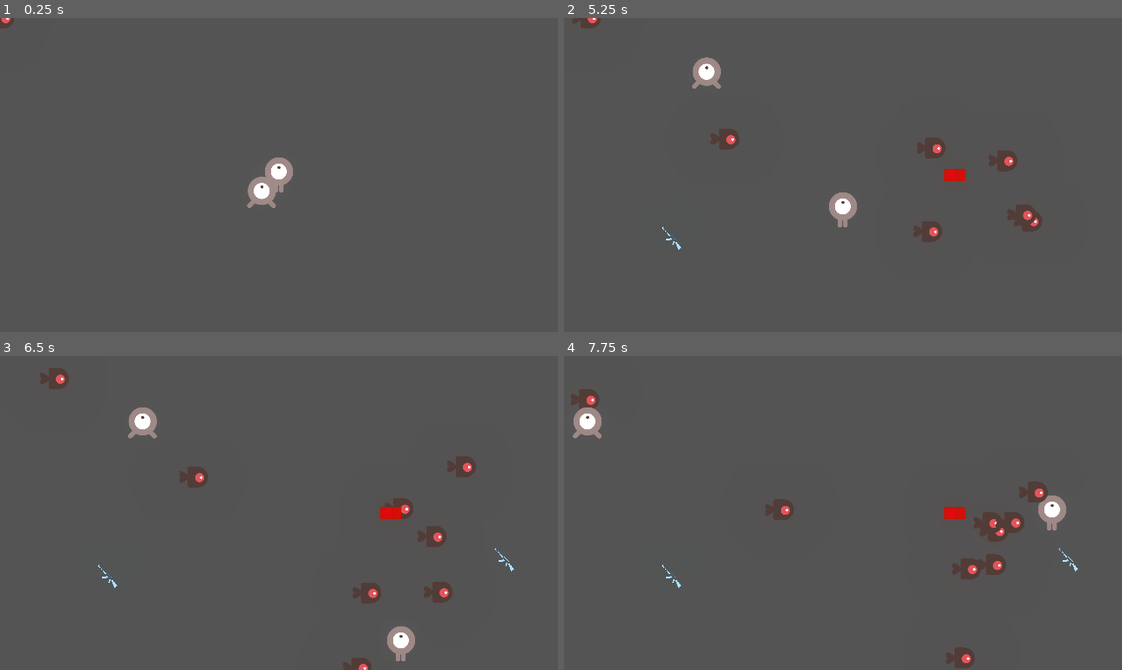
Above: before the commit, frames 1-4 (two rows, left to right).
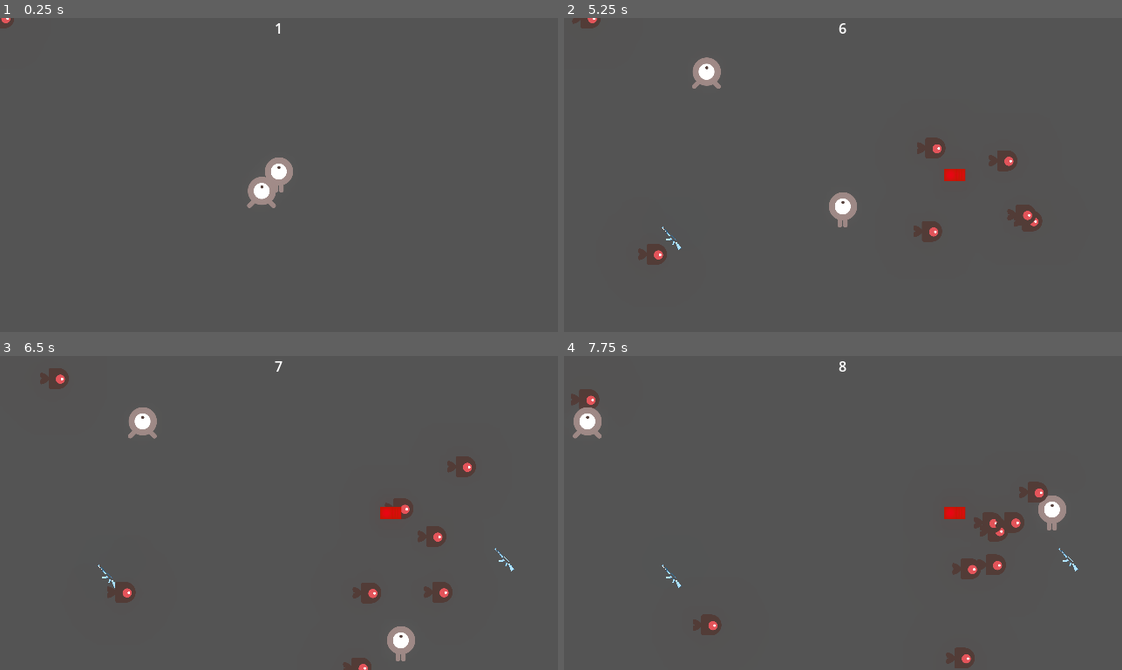
Above: after the commit, the same moments.

Repository: mlchung1231/mobile_game
Game: Godot game, scene res://arena.tscn
Two runs of this game, one before a commit and one after it. Both use one fixed random seed, a clock stepped at 60 frames per second and the inputs below. This scene is started directly instead of the project's main scene.
Inputs (mouse positions are in pixels of both pictures, inside the frame that each line leads up to):
- Up to frame 1 (0.25 s): no input
- Up to frame 2 (5.25 s): tap Enter at 0.5 s; move the mouse to (965, 159) at 0.52 s; press the mouse at (965, 159) at 0.53 s; hold D (move_right) 0.53-1.28 s; move the mouse to (731, 190) at 1.27 s; release the mouse at (731, 190) at 1.28 s; hold S (move_down) 1.28-2.03 s; tap Down (p2_down) at 1.35 s; move the mouse to (898, 105) at 2.02 s; hold D (move_right) 2.03-2.78 s; hold Left (p2_left) 2.03-2.78 s; move the mouse to (815, 237) at 2.77 s; hold W (move_up) 2.78-3.53 s; tap Right (p2_right) at 2.85 s; move the mouse to (1010, 222) at 3.52 s; hold Up (p2_up) 3.53-4.28 s; hold A (move_left) 3.53-5.03 s; move the mouse to (675, 127) at 4.27 s; tap Space (put) at 4.35 s; move the mouse to (870, 175) at 5.02 s; press the mouse at (870, 175) at 5.03 s; hold S (move_down) from 5.03 s (still down)
- Up to frame 3 (6.5 s): move the mouse to (195, 434) at 5.77 s; release S (move_down) at 5.78 s; release the mouse at (195, 434) at 5.78 s; hold D (move_right) from 5.78 s (still down); tap Down (p2_down) at 5.85 s
- Up to frame 4 (7.75 s): move the mouse to (965, 497) at 6.52 s; release D (move_right) at 6.53 s; hold W (move_up) 6.53-7.28 s; hold Left (p2_left) 6.53-7.28 s; move the mouse to (731, 528) at 7.27 s; hold D (move_right) from 7.28 s (still down); tap Right (p2_right) at 7.35 s

The runs differ from the first frame. In frame 1, less than 0.1% of the frame differs, in the area x 49-51%, y 1-5%; in frame 2, 0.5%; in frame 3, 0.5%; in frame 4, 0.5%, in the area x 23-51%, y 1-89%.

Commit message:
func nearest_player_in_distance
world enemy OK

Diff:
--- a/Global.gd
+++ b/Global.gd
@@ -1,9 +1,10 @@
 extends Node
 
 var node_creation_parent = null
+
+var player_number = 2
 var player = [null,null,null,null,null,null,null,null]
-var player1 = null
-var player2 = null
+
 
 
 var daytime = 1
--- a/World_enemy_spawn_timer.gd
+++ b/World_enemy_spawn_timer.gd
@@ -13,6 +13,6 @@
 
 func _change_wait_time():
 	if Global.daytime % 2 == 1:
-		self.wait_time = 5.0
+		self.wait_time = 5
 	else:
 		self.wait_time = enemy_born_time[Global.daytime/2]
--- a/arena.gd
+++ b/arena.gd
@@ -2,13 +2,15 @@
 
 var enemy_1 = preload("res://enemy.tscn")
 var item_gun_1 = preload("res://item_gun.tscn")
+
+var time_sec = 1
 
 # Called when the node enters the scene tree for the first time.
 func _ready():
 	Global.node_creation_parent = self
 
 
-func _exit_tree():
+func _exit_stree():
 	Global.node_creation_parent = null
 
 # Called every frame. 'delta' is the elapsed time since the previous frame.
@@ -43,11 +45,31 @@
 func _on_world_enemy_spawn_timer_timeout():
 	var enemy_position = Vector2(randf_range(0,640),randf_range(0,360))
 
-	while enemy_position.distance_to(Global.player[0].global_position)<Global.enemy_born_max_dis:
+	while nearest_player_in_distance(enemy_position, Global.enemy_born_max_dis) != null:
 		enemy_position = Vector2(randf_range(0,640),randf_range(0,360))
 
 	Global.instance_node(enemy_1, enemy_position, self)
 
+func nearest_player_in_distance(enemy_position, distance):
+	var nearest_distance
+	var nearest_player = 0
+	nearest_distance = enemy_position.distance_to(Global.player[0].global_position)
+	for i in range(Global.player_number):
+		if enemy_position.distance_to(Global.player[i].global_position) < nearest_distance:
+			nearest_distance = enemy_position.distance_to(Global.player[i].global_position)
+			nearest_player = i
+
+	if nearest_distance > distance:
+		return null
+	else:
+		return nearest_player
 
 func _on_world_day_timer_timeout():
-	Global.daytime += 1
+	time_sec += 1
+	if time_sec > 20:
+		Global.daytime += 1
+		time_sec = 1
+	update_time(time_sec)
+
+func update_time(time_sec):
+	$World_day_timer/Daytimer.text = str(time_sec)
--- a/arena.tscn
+++ b/arena.tscn
@@ -39,8 +39,18 @@
 script = ExtResource("5_f5as0")
 
 [node name="World_day_timer" type="Timer" parent="."]
-wait_time = 30.0
 autostart = true
+
+[node name="Daytimer" type="Label" parent="World_day_timer"]
+anchors_preset = 5
+anchor_left = 0.5
+anchor_right = 0.5
+offset_left = -20.0
+offset_right = 20.0
+offset_bottom = 26.0
+grow_horizontal = 2
+text = "1"
+horizontal_alignment = 1
 
 [connection signal="timeout" from="Enemy_spawn_timer" to="." method="_on_enemy_spawn_timer_timeout"]
 [connection signal="timeout" from="Item_gun_timer" to="." method="_on_item_gun_timer_timeout"]
--- a/enemy.gd
+++ b/enemy.gd
@@ -56,14 +56,15 @@
 
 
 func _on_turn_timer_timeout():
-	if face == 0:
-		turn = Vector2(1,0)
-	elif face == 1:
-		turn = Vector2(0,1)
-	elif face == 2:
-		turn = Vector2(-1,0)
-	elif face == 3:
-		turn = Vector2(0,-1)
+	match face:
+		0:
+			turn = Vector2(1,0)
+		1:
+			turn = Vector2(0,1)
+		2:
+			turn = Vector2(-1,0)
+		3:
+			turn = Vector2(0,-1)
 	face += 1
 	if face >= 4:
 		face = 0
